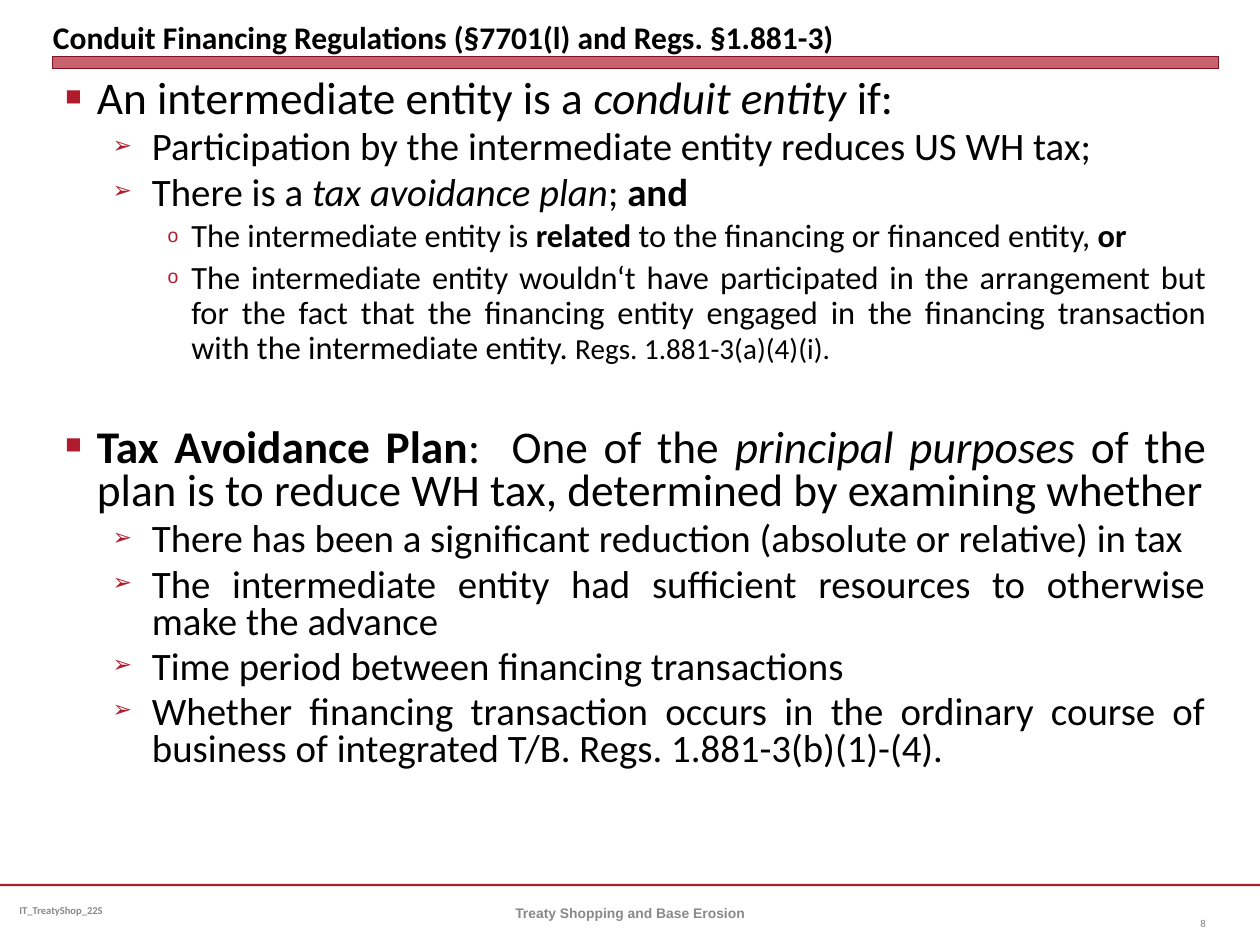
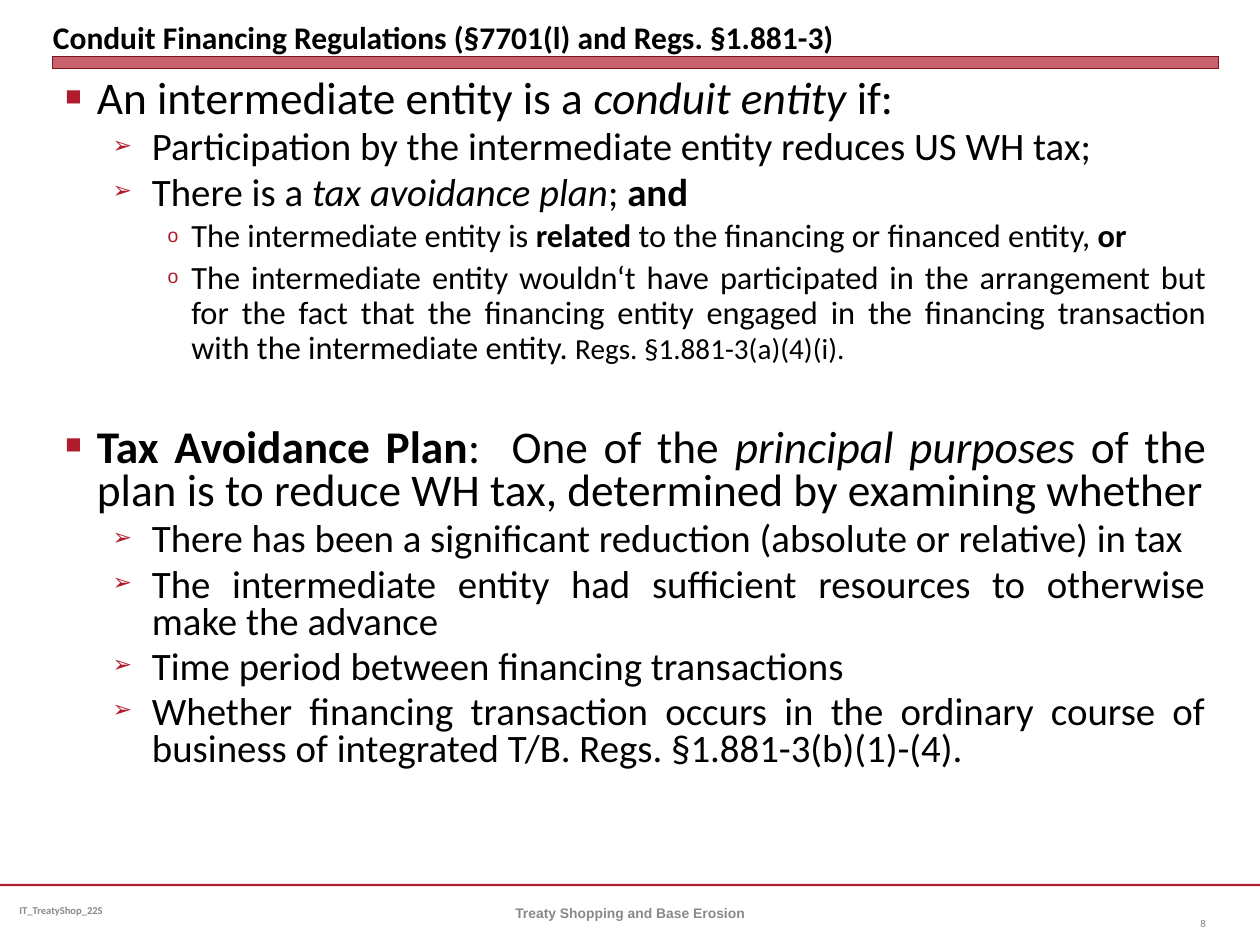
Before and after one commit to jmc877/International-Tax, a slide deck: slide 8 of slides/IT_TreatyShop_22S.pptx. Drawn at 1260x945 pixels with LibreOffice and Linux fonts; fonts in the diff are those of the drawing. Boxes give left, top, right and bottom in pixels: in the first picture for what was removed or moved away, otherwise in the second. Text is boxed around its words. In the diff, an @@ line names an element or a change of style, - is before the commit and + after.

```diff
--- a/slides/IT_TreatyShop_22S.pptx
+++ b/slides/IT_TreatyShop_22S.pptx
@@ text at (191,266,1206,365): text changed @@
-    o The intermediate entity wouldn‘t have participated in the arrangement but for the fact that the financing entity engaged in the financing transaction with the intermediate entity. Regs. 1.881-3(a)(4)(i).
+    o The intermediate entity wouldn‘t have participated in the arrangement but for the fact that the financing entity engaged in the financing transaction with the intermediate entity. Regs. §1.881-3(a)(4)(i).
@@ text at (152,698,1204,769): text changed @@
-  ➢ Whether financing transaction occurs in the ordinary course of business of integrated T/B. Regs. 1.881-3(b)(1)-(4).
+  ➢ Whether financing transaction occurs in the ordinary course of business of integrated T/B. Regs. §1.881-3(b)(1)-(4).
```
Also in this commit, not shown: 5 other slides changed, 1 other file.
